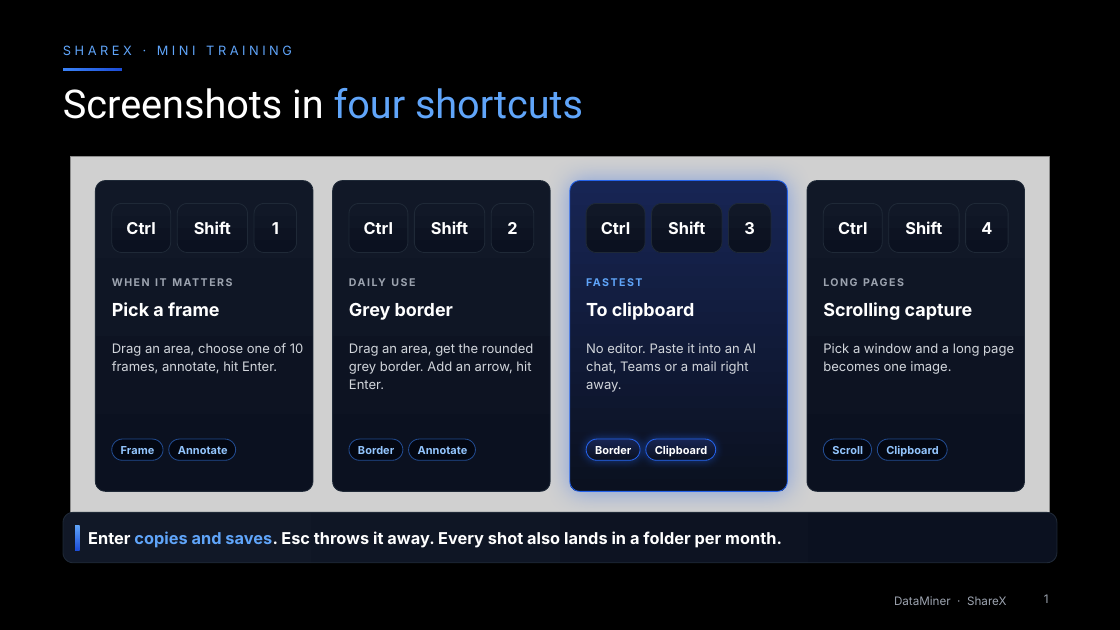
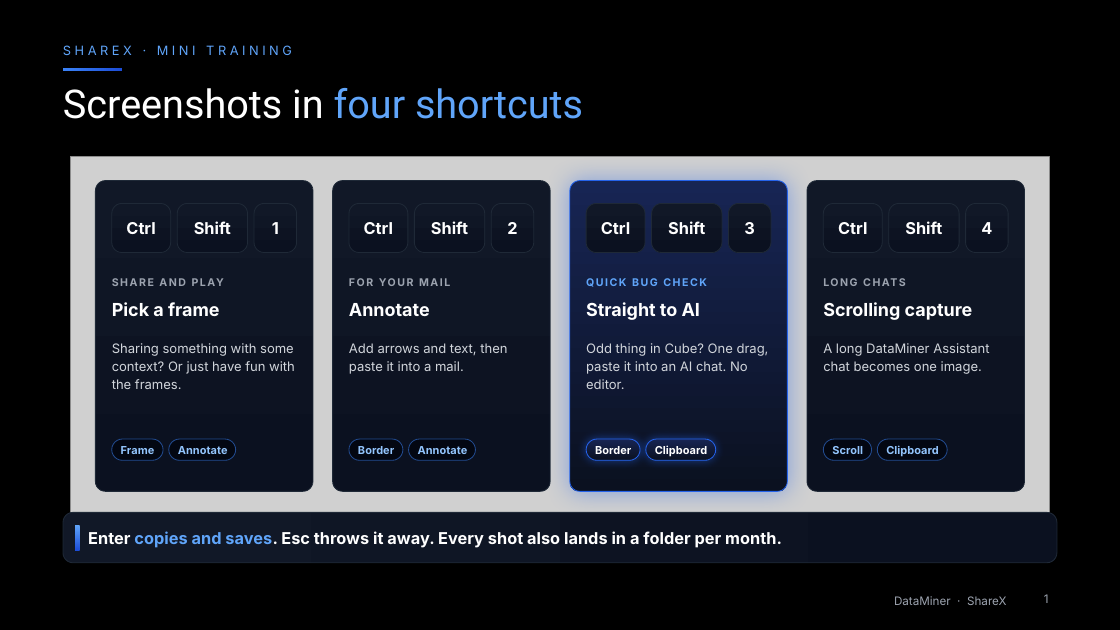
Before and after one commit to Joachim-Ally-Skyline/sharex-screenshot-setup, a slide deck: slide 1 of ShareX mini training.pptx. Drawn at 1120x630 pixels with LibreOffice and Linux fonts; fonts in the diff are those of the drawing; grey boxes stand for pictures. Boxes give left, top, right and bottom in pixels: in the first picture for what was removed or moved away, otherwise in the second. Text is boxed around its words. In the diff, an @@ line names an element or a change of style, - is before the commit and + after.

```diff
--- a/ShareX mini training.pptx
+++ b/ShareX mini training.pptx
@@ text at bbox=[112, 276, 225, 291]: text changed @@
-WHEN IT MATTERS
+SHARE AND PLAY
@@ text at bbox=[349, 276, 451, 291]: text changed @@
-DAILY USE
+FOR YOUR MAIL
@@ text at bbox=[586, 278, 707, 287]: text changed @@
-FASTEST
+QUICK BUG CHECK
@@ text at bbox=[823, 276, 907, 291]: text changed @@
-LONG PAGES
+LONG CHATS
@@ text at bbox=[349, 303, 430, 316]: text changed @@
-Grey border
+Annotate
@@ text at bbox=[586, 302, 700, 320]: text changed @@
-To clipboard
+Straight to AI
@@ text at bbox=[112, 343, 295, 389]: text changed @@
-Drag an area, choose one of 10 frames, annotate, hit Enter.
+Sharing something with some context? Or just have fun with the frames.
@@ text at bbox=[349, 343, 507, 374]: text changed @@
-Drag an area, get the rounded grey border. Add an arrow, hit Enter.
+Add arrows and text, then paste it into a mail.
@@ text at bbox=[586, 343, 769, 389]: text changed @@
-No editor. Paste it into an AI chat, Teams or a mail right away.
+Odd thing in Cube? One drag, paste it into an AI chat. No editor.
@@ text at bbox=[823, 343, 989, 374]: text changed @@
-Pick a window and a long page becomes one image.
+A long DataMiner Assistant chat becomes one image.
```
